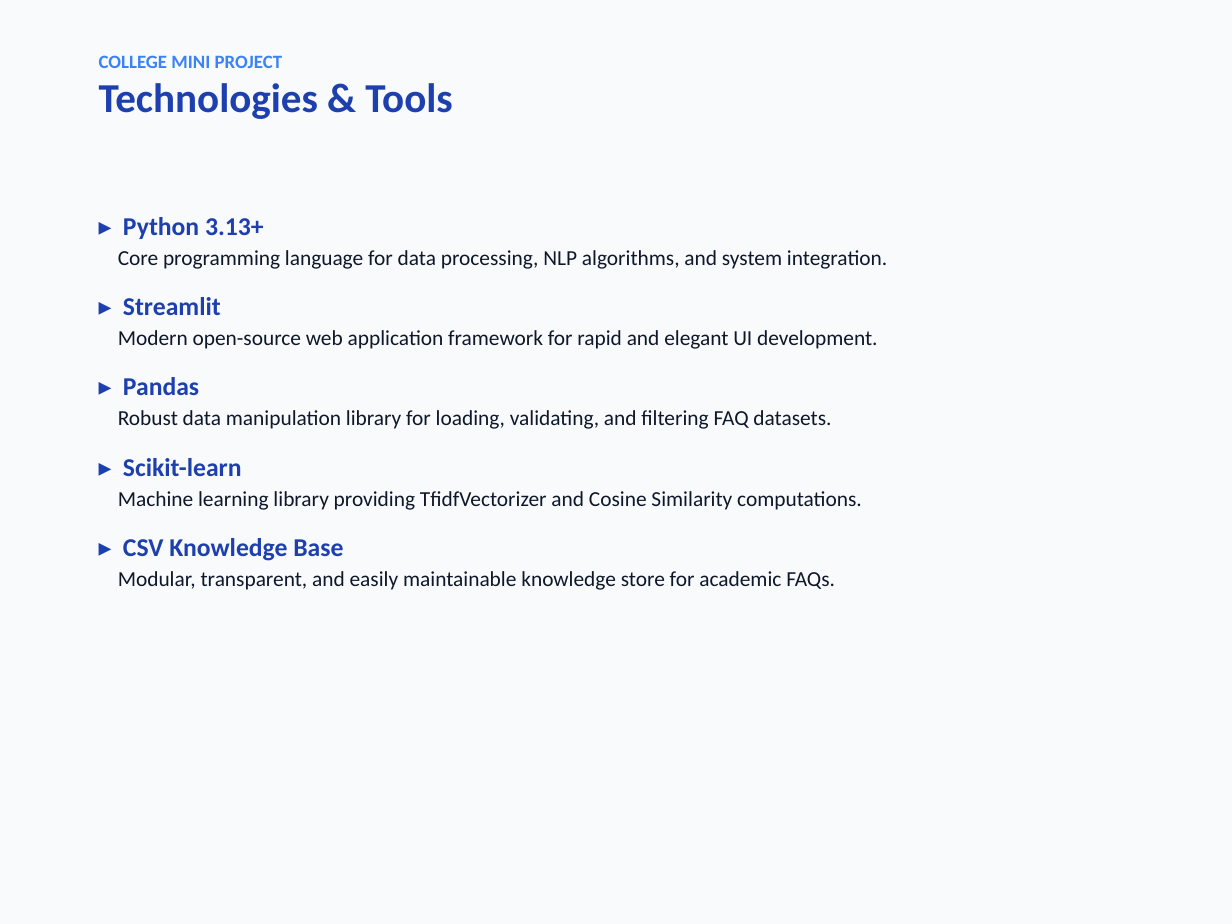
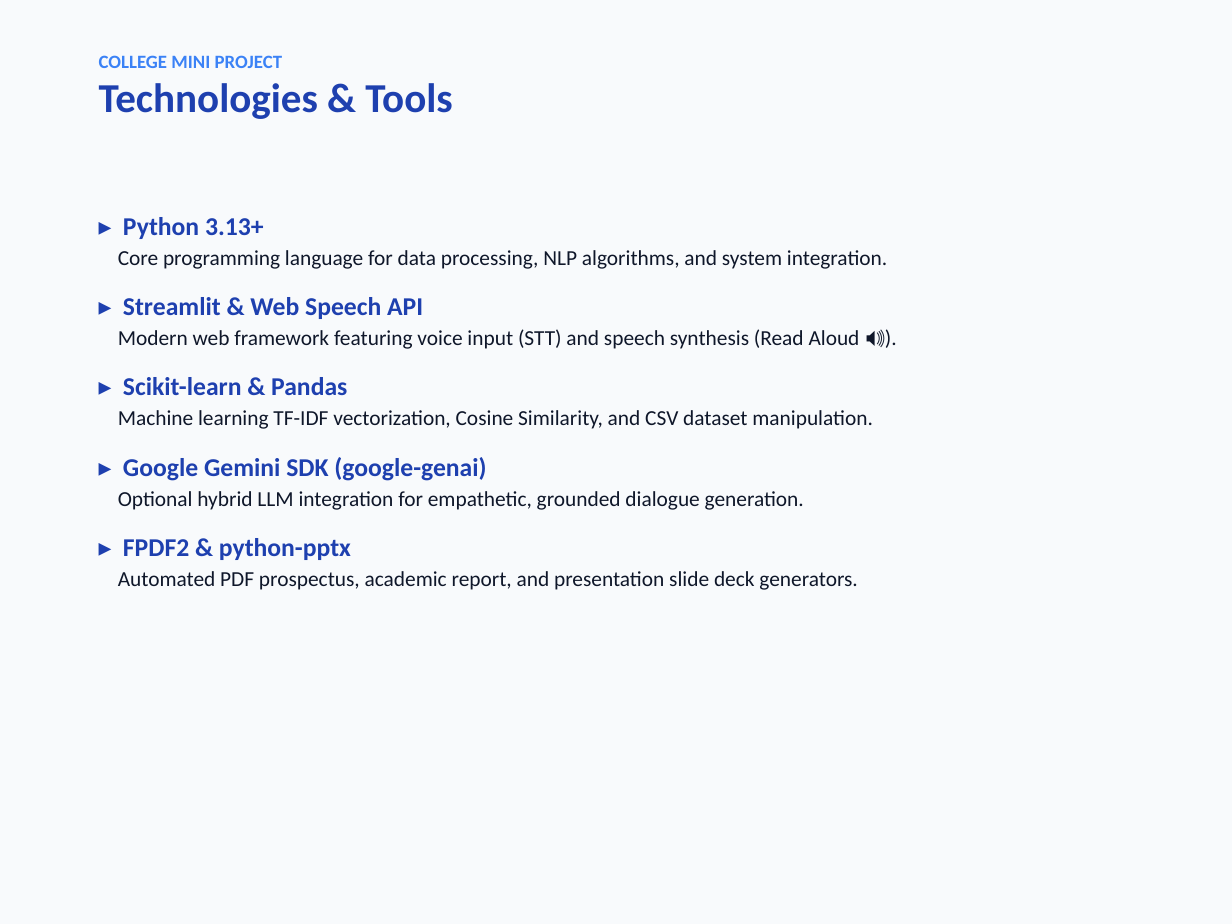
Before and after one commit to kvaruneshruban/AI-Based-College-Enquiry-Chatbot, a slide deck: slide 5 of documentation/presentation.pptx. Drawn at 1232x924 pixels with LibreOffice and Linux fonts; fonts in the diff are those of the drawing. Boxes give left, top, right and bottom in pixels: in the first picture for what was removed or moved away, otherwise in the second. Text is boxed around its words. In the diff, an @@ line names an element or a change of style, - is before the commit and + after.

Commit message:
feat: integrate Google Gemini AI, multi-turn memory, and enhanced UI assets

```diff
--- a/documentation/presentation.pptx
+++ b/documentation/presentation.pptx
@@ text at bbox=[118, 297, 873, 590]: text changed @@
-▸ Streamlit
-Modern open-source web application framework for rapid and elegant UI development.
-▸ Pandas
-Robust data manipulation library for loading, validating, and filtering FAQ datasets.
-▸ Scikit-learn
-Machine learning library providing TfidfVectorizer and Cosine Similarity computations.
-▸ CSV Knowledge Base
-Modular, transparent, and easily maintainable knowledge store for academic FAQs.
+▸ Streamlit & Web Speech API
+Modern web framework featuring voice input (STT) and speech synthesis (Read Aloud 🔊).
+▸ Scikit-learn & Pandas
+Machine learning TF-IDF vectorization, Cosine Similarity, and CSV dataset manipulation.
+▸ Google Gemini SDK (google-genai)
+Optional hybrid LLM integration for empathetic, grounded dialogue generation.
+▸ FPDF2 & python-pptx
+Automated PDF prospectus, academic report, and presentation slide deck generators.
```
Also in this commit, not shown: 10 other slides changed, 1 slide added, 1 slide removed, 50 other files.
